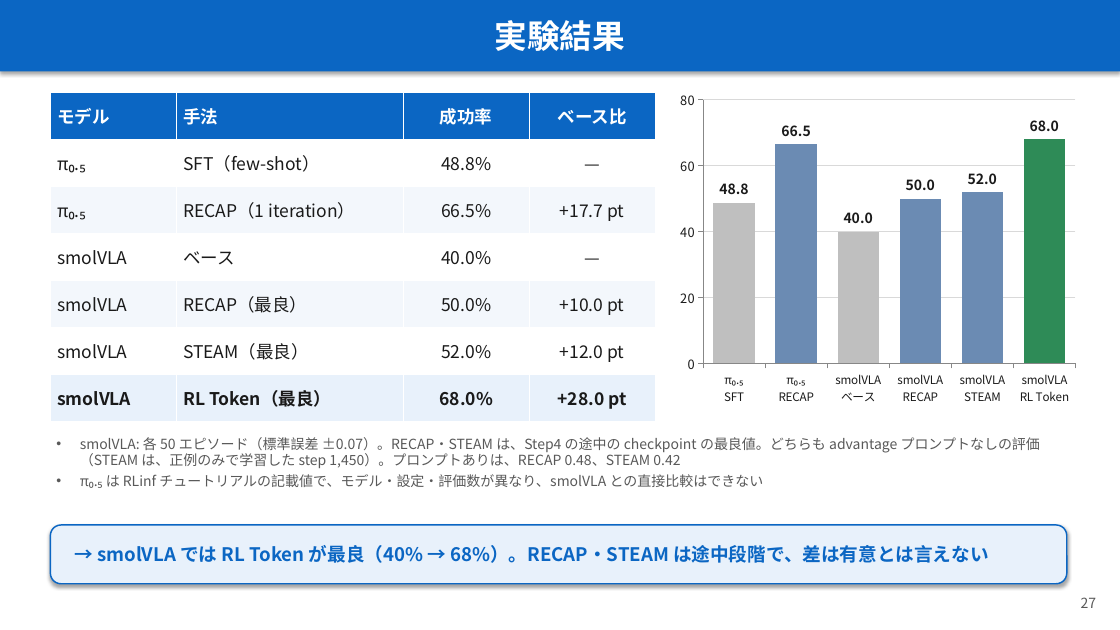
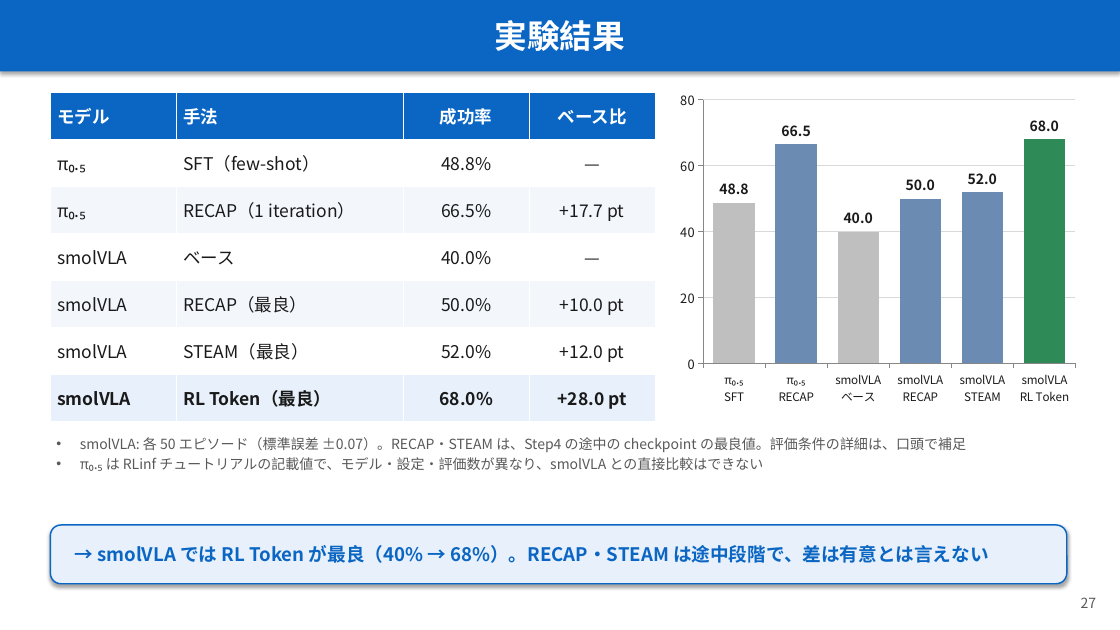
Before and after one commit to Junhand/libero_RL, a slide deck: slide 27 of docs/RECAP_STEAM_RLToken.pptx. Drawn at 1120x630 pixels with LibreOffice and Linux fonts; fonts in the diff are those of the drawing. Boxes give left, top, right and bottom in pixels: in the first picture for what was removed or moved away, otherwise in the second. Text is boxed around its words. In the diff, an @@ line names an element or a change of style, - is before the commit and + after.

```diff
--- a/docs/RECAP_STEAM_RLToken.pptx
+++ b/docs/RECAP_STEAM_RLToken.pptx
@@ text at (80,437,966,452): text changed @@
-• smolVLA: 各 50 エピソード（標準誤差 ±0.07）。RECAP・STEAM は、Step4 の途中の checkpoint の最良値。どちらも advantage プロンプトなしの評価（STEAM は、正例のみで学習した step 1,450）。プロンプトありは、RECAP 0.48、STEAM 0.42
+• smolVLA: 各 50 エピソード（標準誤差 ±0.07）。RECAP・STEAM は、Step4 の途中の checkpoint の最良値。評価条件の詳細は、口頭で補足
```
Also in this commit, not shown: 3 other slides changed, 1 other file.
